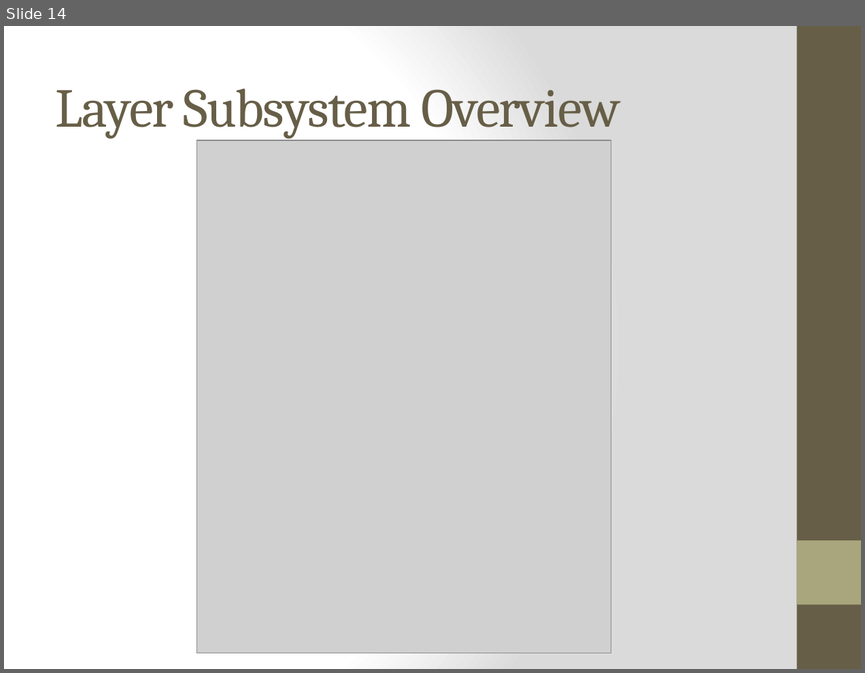
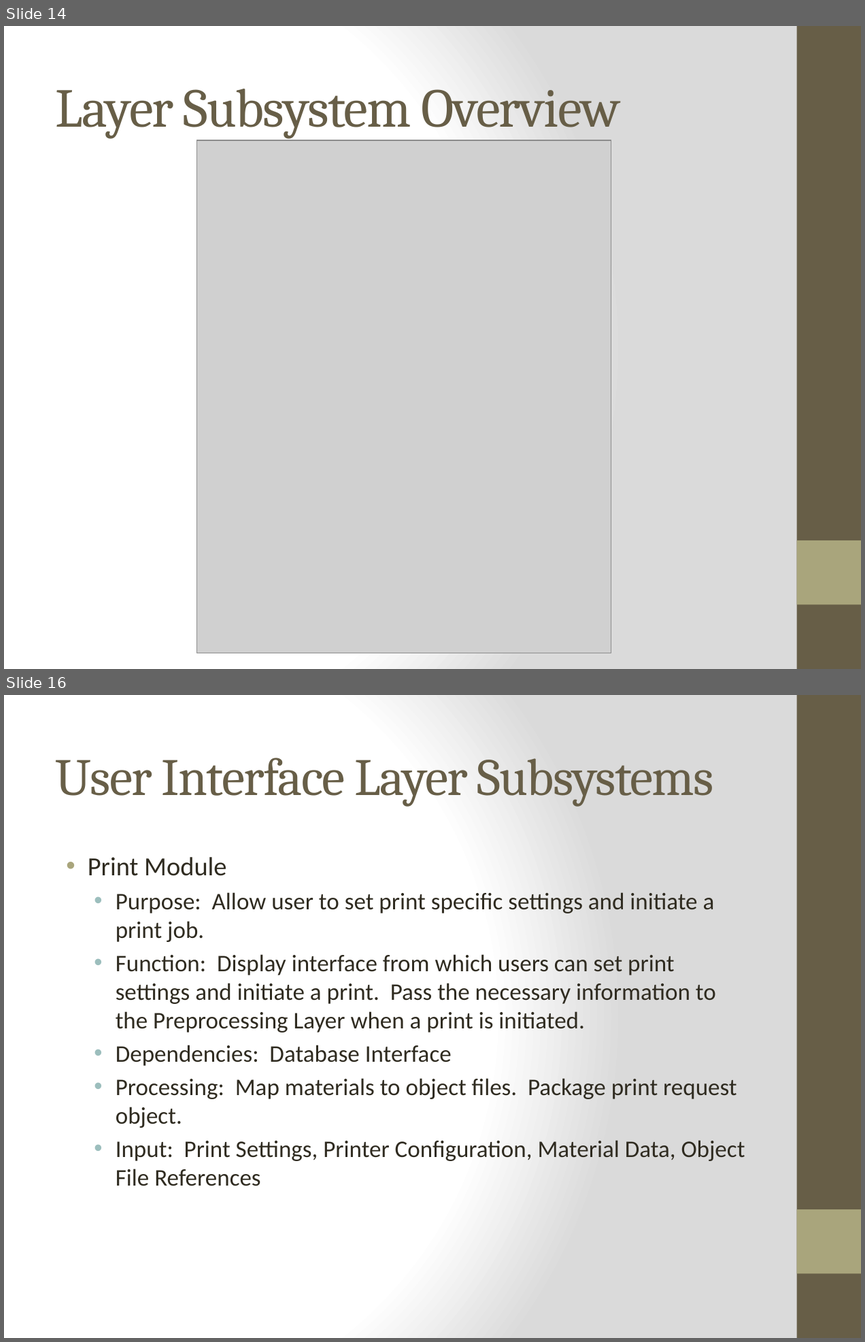
Before and after one commit to qpHalcy0n/SRDesign, a slide deck: ADS Gate Review/Team Ink3d ADS.pptx. Shown one above the other, each under a label of ours: slide 14 before the commit, slides 14 and 16 after it; the slides between them are not shown. The pictures are 865x673 and 865x1342 pixels, drawn with LibreOffice and Linux fonts; fonts in the diff are those of the drawing; grey boxes stand for pictures. Boxes give left, top, right and bottom in pixels: in the first picture for what was removed or moved away, otherwise in the second. Text is boxed around its words. In the diff, an @@ line names an element or a change of style, - is before the commit and + after.

Commit message:
ADS Gate Review - UI Layer Subsystems

```diff
--- a/ADS Gate Review/Team Ink3d ADS.pptx
+++ b/ADS Gate Review/Team Ink3d ADS.pptx
@@ slide 16 added at <box>4,695,861,1338</box>, background gradient #FFFFFF to #DADADA; not listed: 2 template elements that a slide beside it also shows @@
@@ title added at <box>56,758,714,807</box>, 44 pt, text #675E47 @@
+User Interface Layer Subsystems
@@ text added at <box>88,857,745,1186</box>, 20 pt, text #2F2B20 @@
+• Print Module
+  • Purpose: Allow user to set print specific settings and initiate a print job.
+  • Function: Display interface from which users can set print settings and initiate a print. Pass the necessary information to the Preprocessing Layer when a print is initiated.
+  • Dependencies: Database Interface
+  • Processing: Map materials to object files. Package print request object.
+  • Input: Print Settings, Printer Configuration, Material Data, Object File References
```
Also in this commit, not shown: 4 other slides added.
